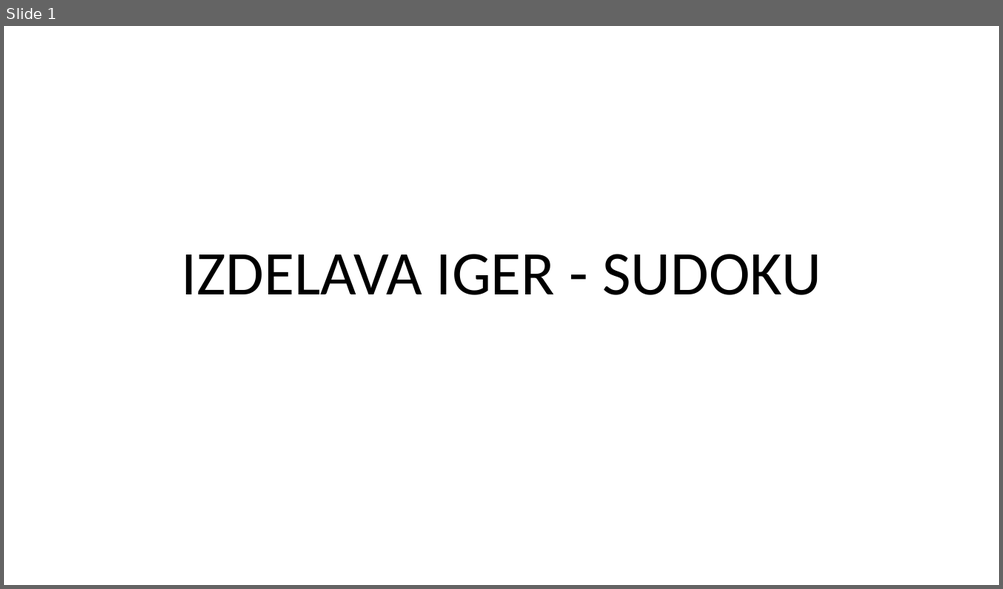
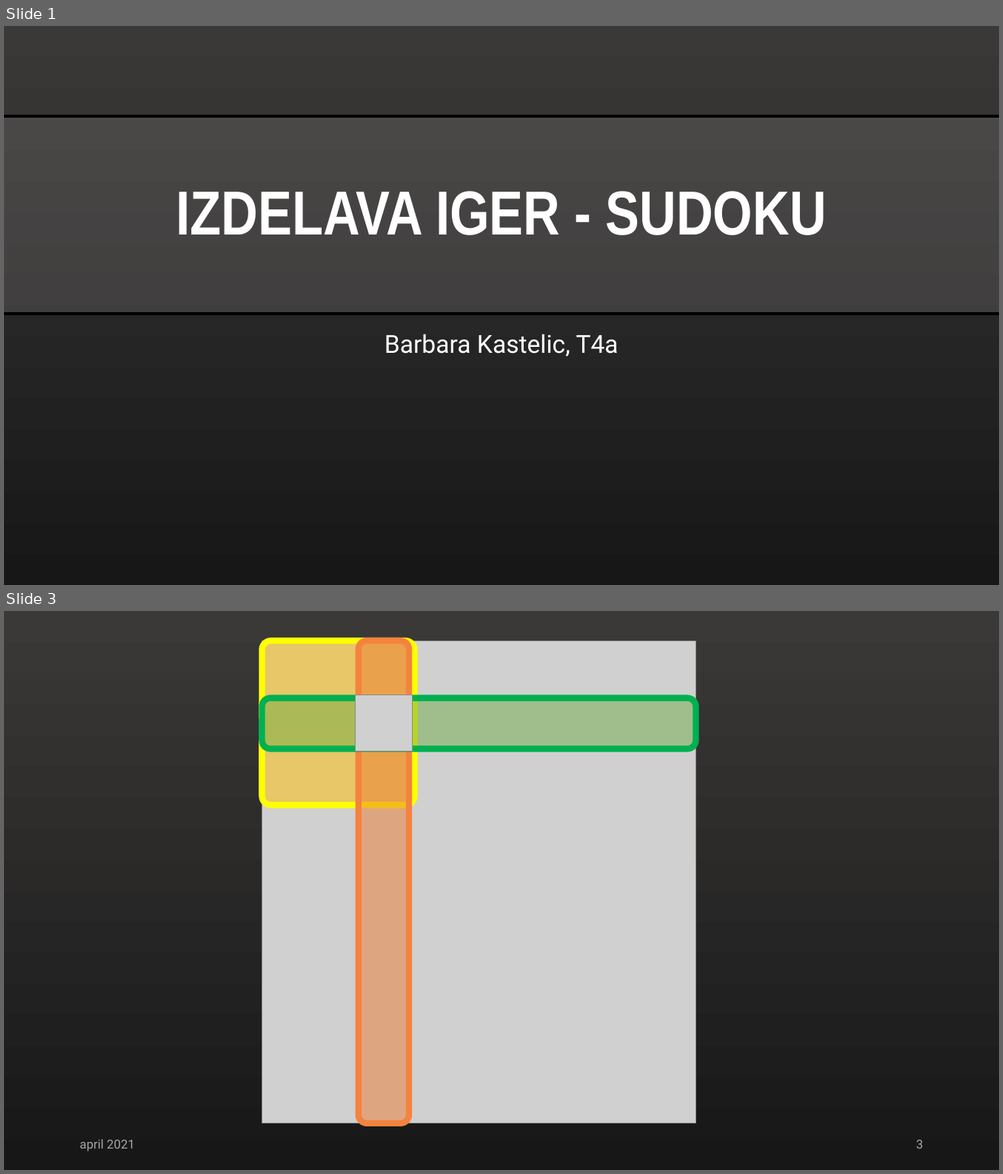
Before and after one commit to Barbie3/MaturitenaNaloga, a slide deck: IZDELAVA IGER - SUDOKU.pptx. Shown one above the other, each under a label of ours: slide 1 before the commit, slides 1 and 3 after it; the slides between them are not shown. The pictures are 1003x589 and 1003x1174 pixels, drawn with LibreOffice and Linux fonts; fonts in the diff are those of the drawing; grey boxes stand for pictures. Boxes give left, top, right and bottom in pixels: in the first picture for what was removed or moved away, otherwise in the second. Text is boxed around its words. In the diff, an @@ line names an element or a change of style, - is before the commit and + after.

```diff
--- a/IZDELAVA IGER - SUDOKU.pptx
+++ b/IZDELAVA IGER - SUDOKU.pptx
@@ slide 3 added at [4,611,999,1170], background gradient #3B3838 to #181717 @@
@@ picture added at [262,641,696,1124] @@
@@ rounded rectangle added at [262,641,415,805], fill #FFC000 at 50% opacity, outline #FFFF00 6 pt @@
@@ rounded rectangle added at [358,641,409,1124], fill #ED7D31 at 50% opacity, outline #F4833E 6 pt @@
@@ rounded rectangle added at [262,698,696,749], fill #70AD47 at 50% opacity, outline #00B050 6 pt @@
@@ picture added at [356,695,412,752] @@
@@ text added at [79,1139,135,1152], 12 pt, text #A6A6A6 @@
+april 2021
@@ page number added at [916,1140,922,1149], 12 pt, text #A6A6A6 @@
+3
@@ slide 1 changed as well @@
@@ background #FFFFFF to gradient #3B3838 to #181717 @@
@@ rectangle added at [4,116,999,314], fill #FFFFFF at 12% opacity @@
@@ line added from (4, 116) to (999, 116), #000000 3 pt @@
@@ title "IZDELAVA IGER - SUDOKU" at [176,191,826,235]: font Calibri to Arial Narrow, text colour #000000 to #FFFFFF, bold on; vertical alignment bottom to middle @@
@@ line added from (4, 314) to (999, 314), #000000 3 pt @@
@@ subtitle added at [384,334,618,357], 24 pt, text #FFFFFF @@
+Barbara Kastelic, T4a
```
Also in this commit, not shown: 6 other slides changed, 8 other slides added.
